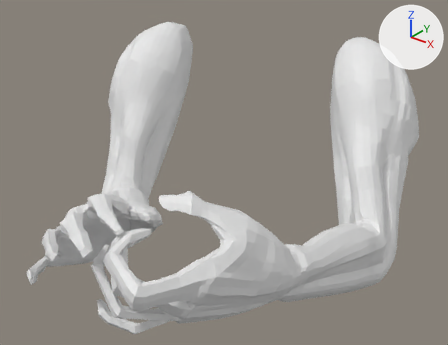
The FBX model Animations/Player/Character/SK_FP_Reload_Chamber_Previous.fbx: old version first, new version second.
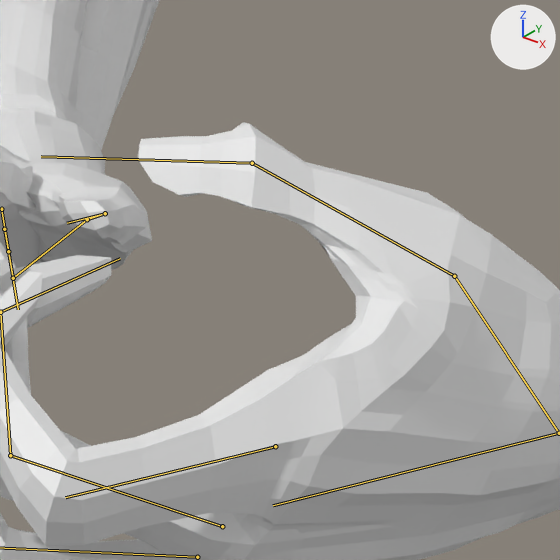
Each version appears first whole from a camera (50 mm lens) standing at (0.935, -1.381, 1.441) and looking at (0.127, -0.37, 0.814), and next in a close-up on the part from 27% to 62% of the width and 45% to 91% of the height. Lighting does not change. The marker at upper right points along +X, +Y and +Z. The older version's two pictures come first. Both versions are drawn at frame 8 of the action 'Scene'; the numbers are the values there. The bones that change, and the others that lie on the model, are drawn over the model as lines in the close-ups.

Names of what the first close-up shows: 'Arms_objects'.
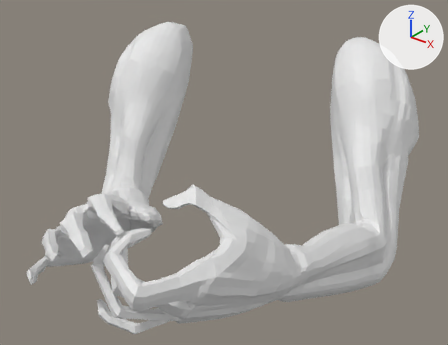
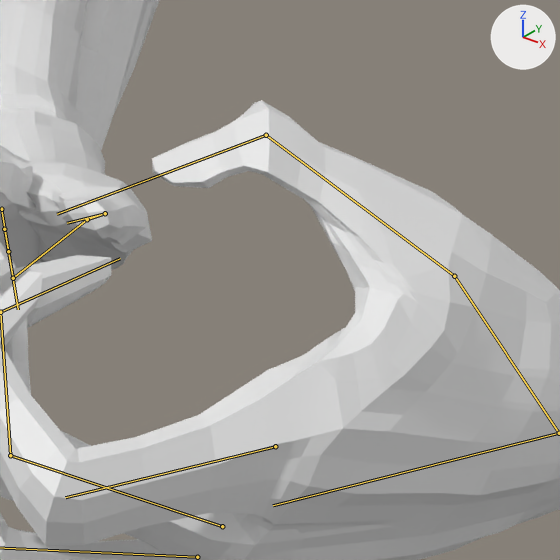
Boxes (x1, y1, x2, y2) around the edits, measured in the close-ups (560 x 560 px):
'Arms_objects', posed: (0, 0, 560, 560) in both
bone 'Thumb_2_L', root to tip: before (454, 276) to (252, 163); after (454, 276) to (266, 135)
bone 'Thumb_3_L', root to tip: before (252, 163) to (41, 156); after (266, 135) to (57, 214)

What changed in the scene script:
```text
Change bone_thumb_2_l:
    where bone_thumb_2_l = bpy.data.objects['Arms_Rig'].pose.bones['Thumb_2_L']  # child of 'Thumb_1_L'
    bone_thumb_2_l.rotation_quaternion: (0.982, 0.003, 0.039, 0.186) -> (0.98, -0.062, 0.03, 0.188)  # degrees (1, 4, 22) -> degrees (-6, 5, 21)
Change bone_thumb_3_l:
    where bone_thumb_3_l = bpy.data.objects['Arms_Rig'].pose.bones['Thumb_3_L']  # child of 'Thumb_2_L'
    bone_thumb_3_l.rotation_quaternion: (0.856, 0.06, -0.057, 0.51) -> (0.818, 0.224, 0.083, 0.523)  # degrees (3, -9, 61) -> degrees (27, -6, 64)
```
